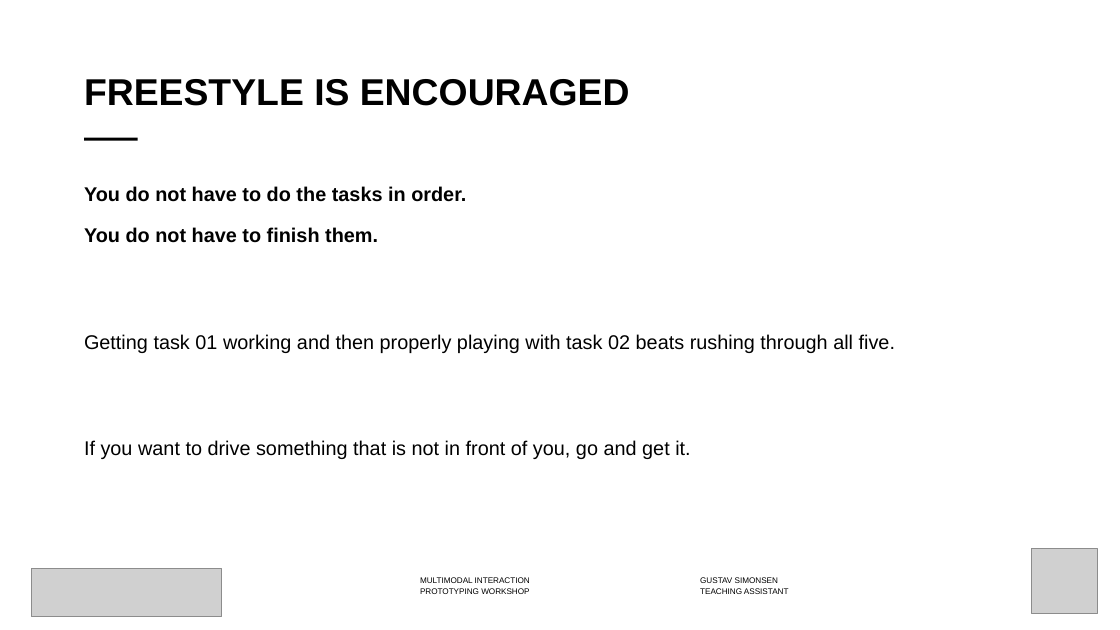
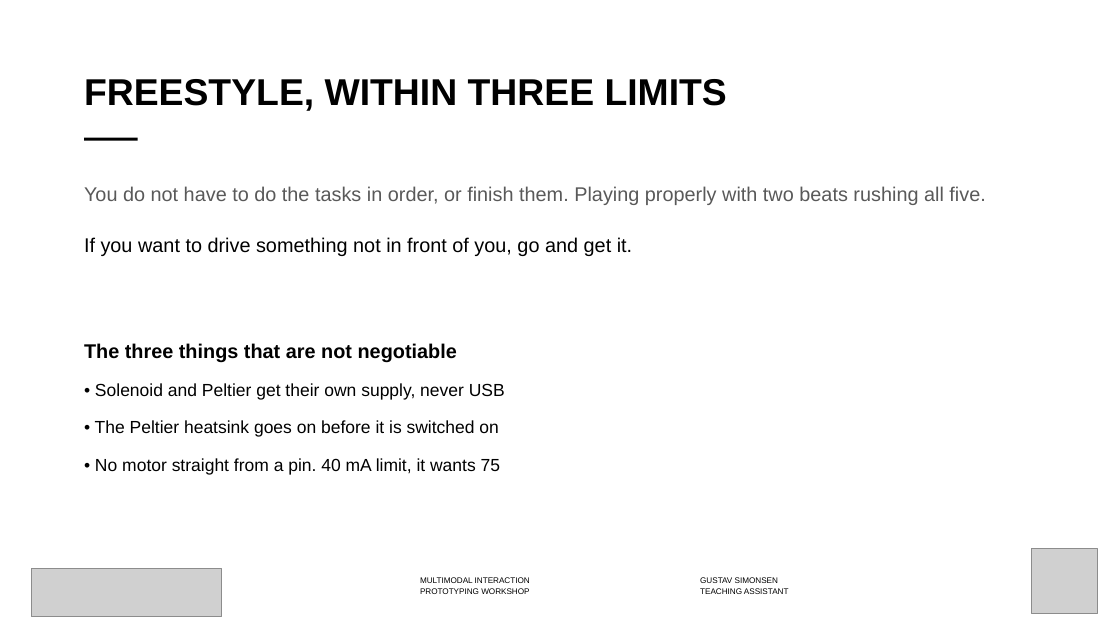
Before and after one commit to labtools-au/multimodal-actuator-workshop, a slide deck: slide 18 of docs/multimodal-actuator-workshop.pptx (slide 21 before the commit). Drawn at 1120x630 pixels with LibreOffice and Linux fonts; fonts in the diff are those of the drawing; grey boxes stand for pictures; background and template pictures are left out. Boxes give left, top, right and bottom in pixels: in the first picture for what was removed or moved away, otherwise in the second. Text is boxed around its words. In the diff, an @@ line names an element or a change of style, - is before the commit and + after.

```diff
--- a/docs/multimodal-actuator-workshop.pptx
+++ b/docs/multimodal-actuator-workshop.pptx
@@ title at [84, 79, 727, 111]: text changed @@
-FREESTYLE IS ENCOURAGED
+FREESTYLE, WITHIN THREE LIMITS
@@ text at [84, 186, 985, 475]: text changed @@
-You do not have to do the tasks in order.
-You do not have to finish them.
-Getting task 01 working and then properly playing with task 02 beats rushing through all five.
-If you want to drive something that is not in front of you, go and get it.
+You do not have to do the tasks in order, or finish them. Playing properly with two beats rushing all five.
+If you want to drive something not in front of you, go and get it.
+The three things that are not negotiable
+• Solenoid and Peltier get their own supply, never USB
+• The Peltier heatsink goes on before it is switched on
+• No motor straight from a pin. 40 mA limit, it wants 75
```
Also in this commit, not shown: 2 other slides changed, 6 slides removed, 4 other files.
